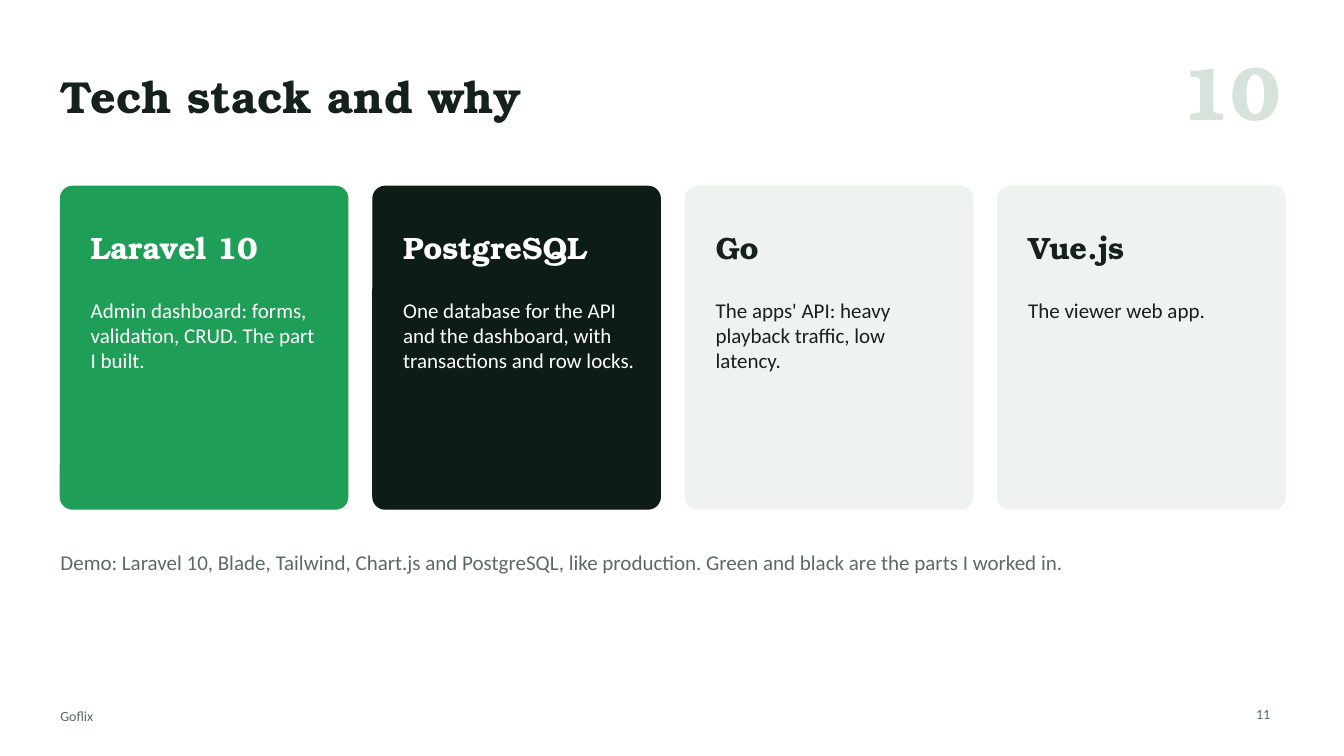
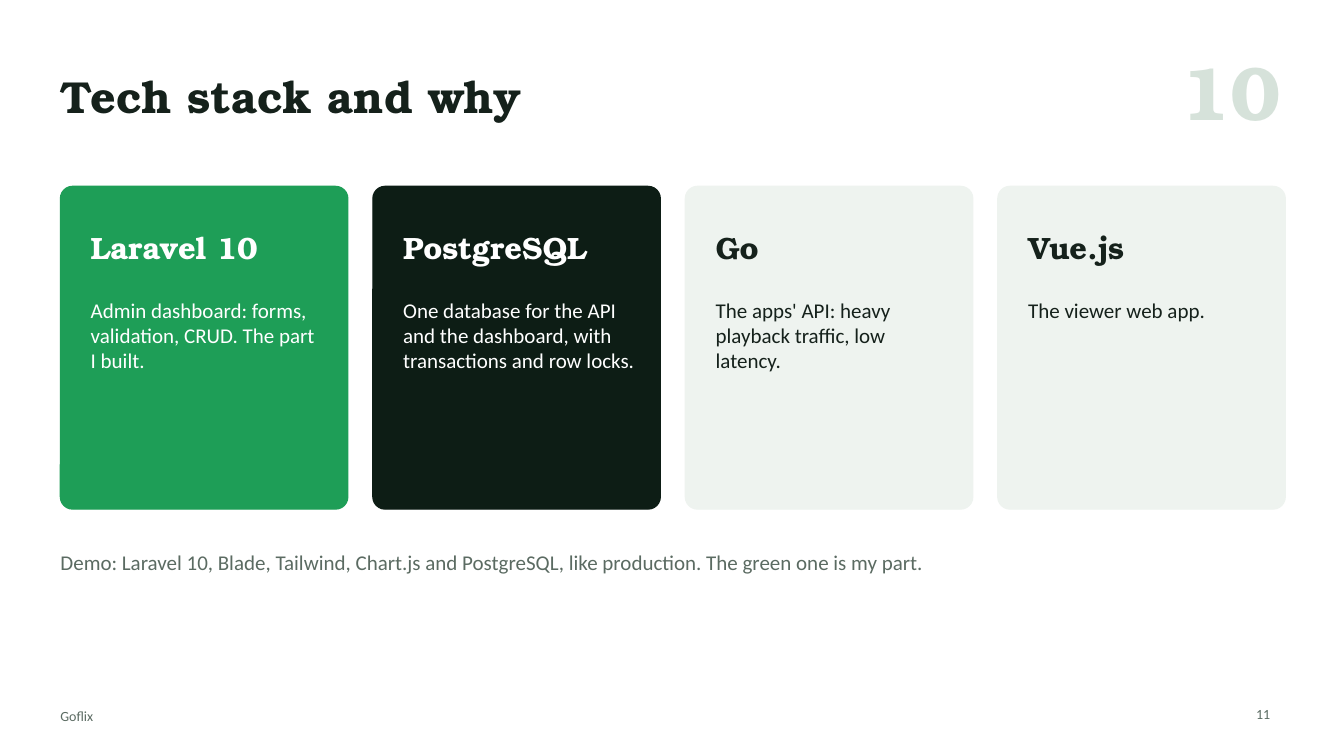
Before and after one commit to Enricosaputra/goflix-dashboard-demo, a slide deck: slide 11 of docs/Goflix-walkthrough.pptx. Drawn at 1344x756 pixels with LibreOffice and Linux fonts; fonts in the diff are those of the drawing. Boxes give left, top, right and bottom in pixels: in the first picture for what was removed or moved away, otherwise in the second. Text is boxed around its words. In the diff, an @@ line names an element or a change of style, - is before the commit and + after.

```diff
--- a/docs/Goflix-walkthrough.pptx
+++ b/docs/Goflix-walkthrough.pptx
@@ text at [60,555,923,574]: text changed @@
-Demo: Laravel 10, Blade, Tailwind, Chart.js and PostgreSQL, like production. Green and black are the parts I worked in.
+Demo: Laravel 10, Blade, Tailwind, Chart.js and PostgreSQL, like production. The green one is my part.
```
Also in this commit, not shown: 1 other slide changed, 7 other files.
